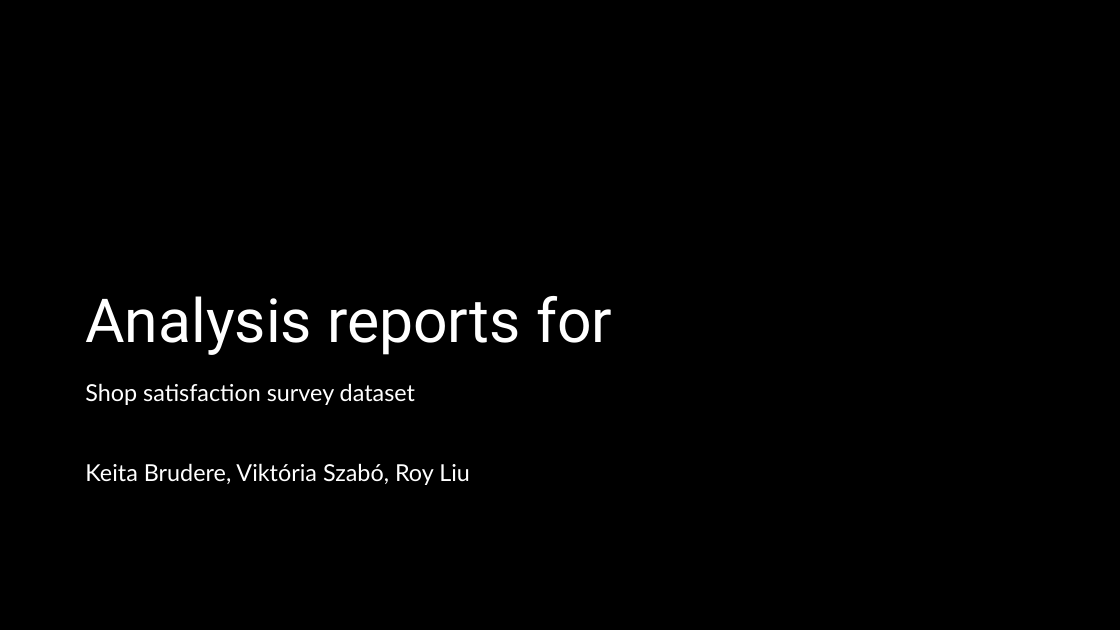
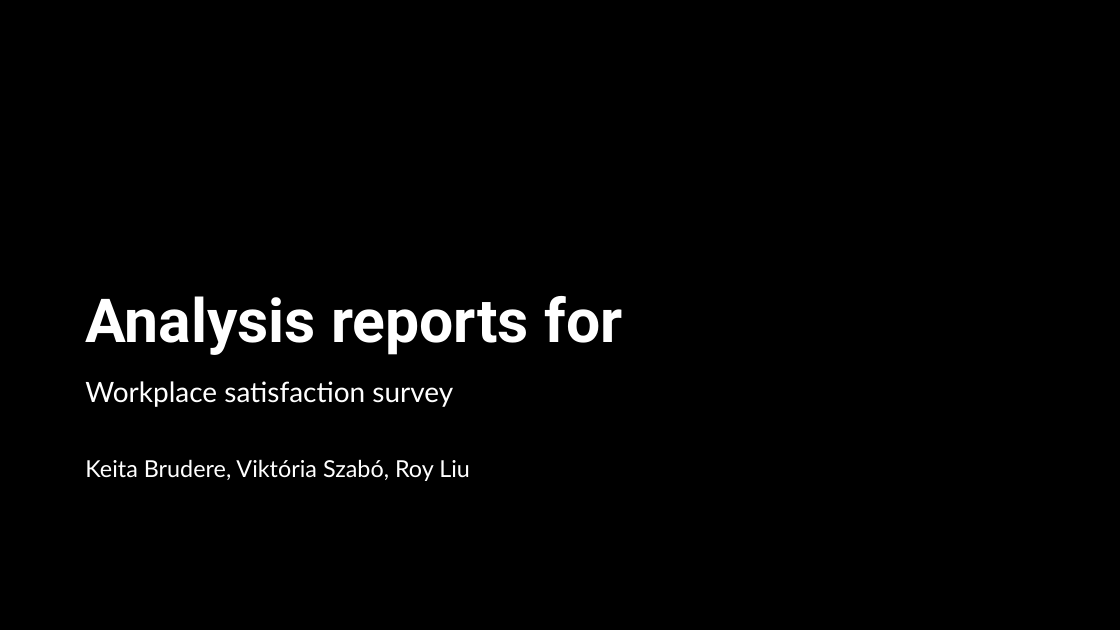
Before and after one commit to KatieRJ/BigDataProject, a slide deck: slide 1 of BigDataProject presentation.pptx. Drawn at 1120x630 pixels with LibreOffice and Linux fonts; fonts in the diff are those of the drawing; background and template pictures are left out; a plain dark background stands for a picture behind light text. Boxes give left, top, right and bottom in pixels: in the first picture for what was removed or moved away, otherwise in the second. Text is boxed around its words. In the diff, an @@ line names an element or a change of style, - is before the commit and + after.

```diff
--- a/BigDataProject presentation.pptx
+++ b/BigDataProject presentation.pptx
@@ title "Analysis reports for" at box(85, 296, 622, 355): bold on @@
@@ subtitle at box(85, 381, 453, 407): text changed; size 20 to 24 pt @@
-Shop satisfaction survey dataset
+Workplace satisfaction survey
@@ subtitle at box(85, 459, 470, 481): line spacing 1 to 0.9 @@
```
Also in this commit, not shown: 3 slides added, 1 other file.
